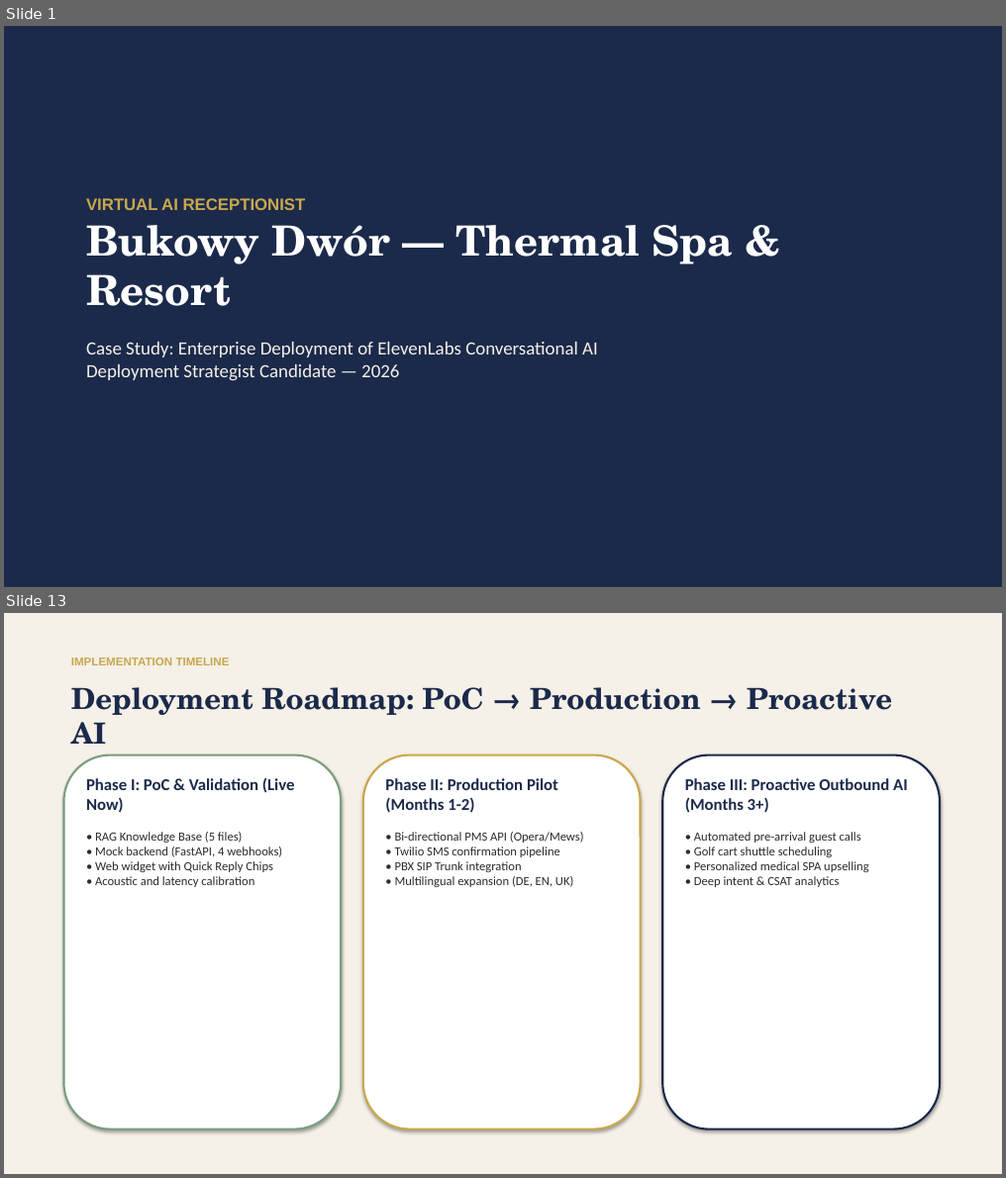
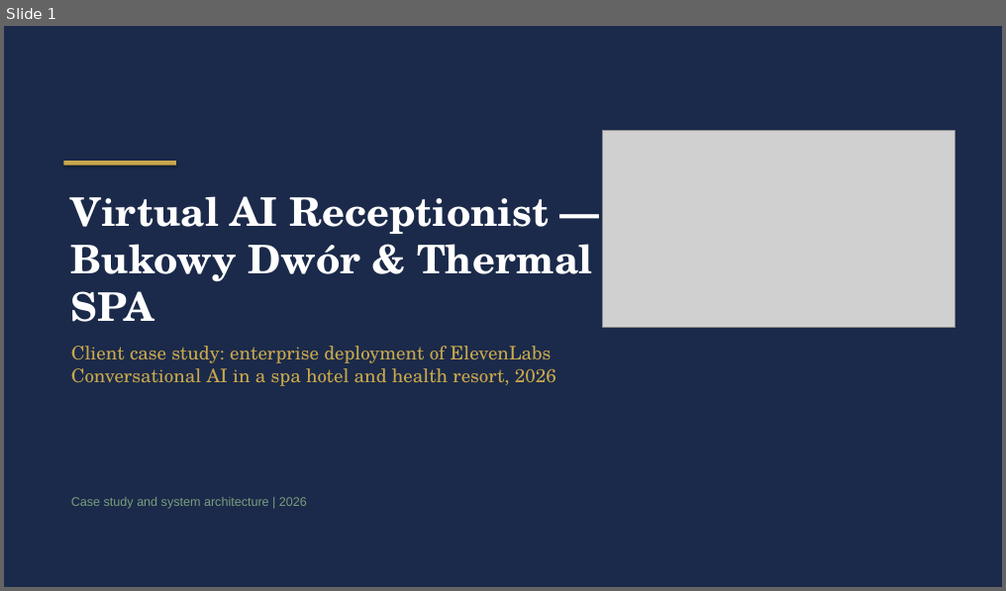
Before and after one commit to kpulka/Elevenlabs_SpaHotel_PoC, a slide deck: presentation/Bukowy_Dwor_Case_Study.pptx. Shown one above the other, each under a label of ours: slides 1 and 13 before the commit, slide 1 after it; the slides between them are not shown. The pictures are 1006x1178 and 1006x591 pixels, drawn with LibreOffice and Linux fonts; fonts in the diff are those of the drawing; grey boxes stand for pictures. Boxes give left, top, right and bottom in pixels: in the first picture for what was removed or moved away, otherwise in the second. Text is boxed around its words. In the diff, an @@ line names an element or a change of style, - is before the commit and + after.

```diff
--- a/presentation/Bukowy_Dwor_Case_Study.pptx
+++ b/presentation/Bukowy_Dwor_Case_Study.pptx
@@ slide 13 removed at [4,613,1002,1174], background #FFFFFF @@
@@ rectangle removed at [4,613,1002,1174] @@
@@ text removed at [71,658,230,665] @@
-IMPLEMENTATION TIMELINE
@@ text removed at [71,687,892,744] @@
-Deployment Roadmap: PoC → Production → Proactive AI
@@ rounded rectangle removed at [63,756,341,1130] @@
@@ rounded rectangle removed at [363,756,641,1130] @@
@@ rounded rectangle removed at [662,756,940,1130] @@
@@ text removed at [86,778,295,887] @@
-Phase I: PoC & Validation (Live Now)
-• RAG Knowledge Base (5 files)
-• Mock backend (FastAPI, 4 webhooks)
-• Web widget with Quick Reply Chips
-• Acoustic and latency calibration
@@ text removed at [385,778,584,887] @@
-Phase II: Production Pilot (Months 1-2)
-• Bi-directional PMS API (Opera/Mews)
-• Twilio SMS confirmation pipeline
-• PBX SIP Trunk integration
-• Multilingual expansion (DE, EN, UK)
@@ text removed at [685,778,908,887] @@
-Phase III: Proactive Outbound AI (Months 3+)
-• Automated pre-arrival guest calls
-• Golf cart shuttle scheduling
-• Personalized medical SPA upselling
-• Deep intent & CSAT analytics
@@ slide 1 changed as well @@
@@ picture added at [603,131,954,327] @@
@@ rectangle added at [63,161,176,166], fill #C9A84C @@
@@ text at [71,196,592,386]: text changed; font Calibri to TeX Gyre Schola; text colour #F5F0E8 to #C9A84C @@
-VIRTUAL AI RECEPTIONIST
-Bukowy Dwór — Thermal Spa & Resort
-Case Study: Enterprise Deployment of ElevenLabs Conversational AI
-Deployment Strategist Candidate — 2026
+Virtual AI Receptionist — Bukowy Dwór & Thermal SPA
+Client case study: enterprise deployment of ElevenLabs Conversational AI in a spa hotel and health resort, 2026
@@ text added at [71,497,307,509], 12 pt, text #7A9E7E @@
+Case study and system architecture | 2026
```
Also in this commit, not shown: 7 other slides changed, 6 slides added, 5 other slides removed, 11 other files.
